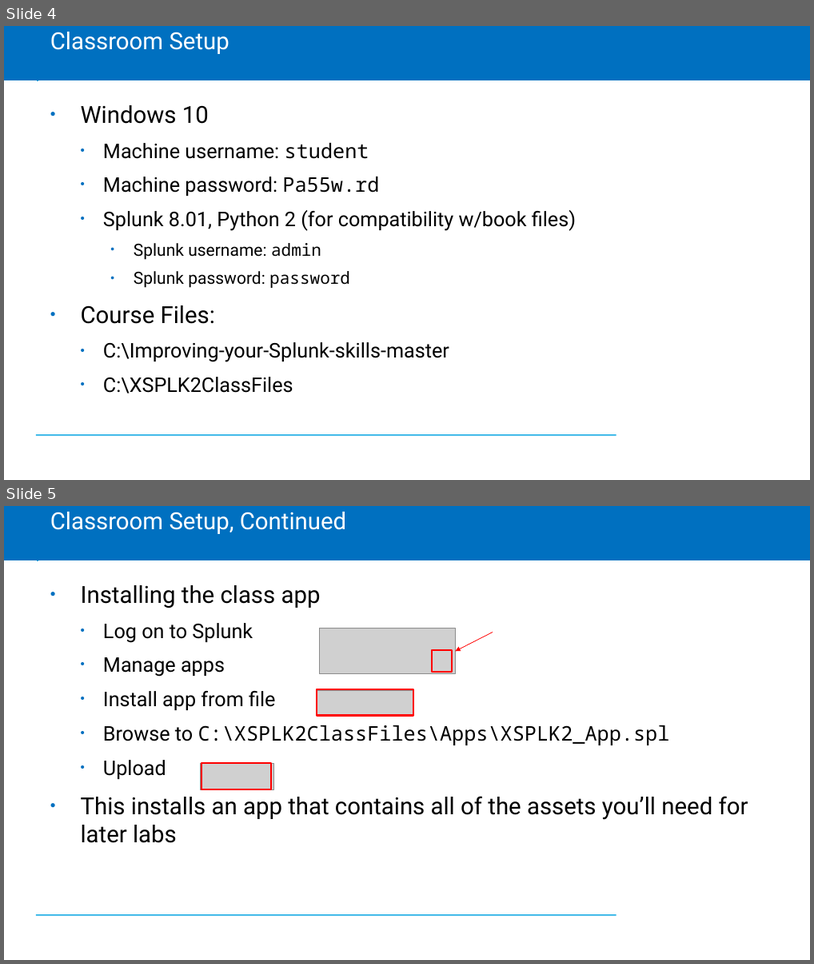
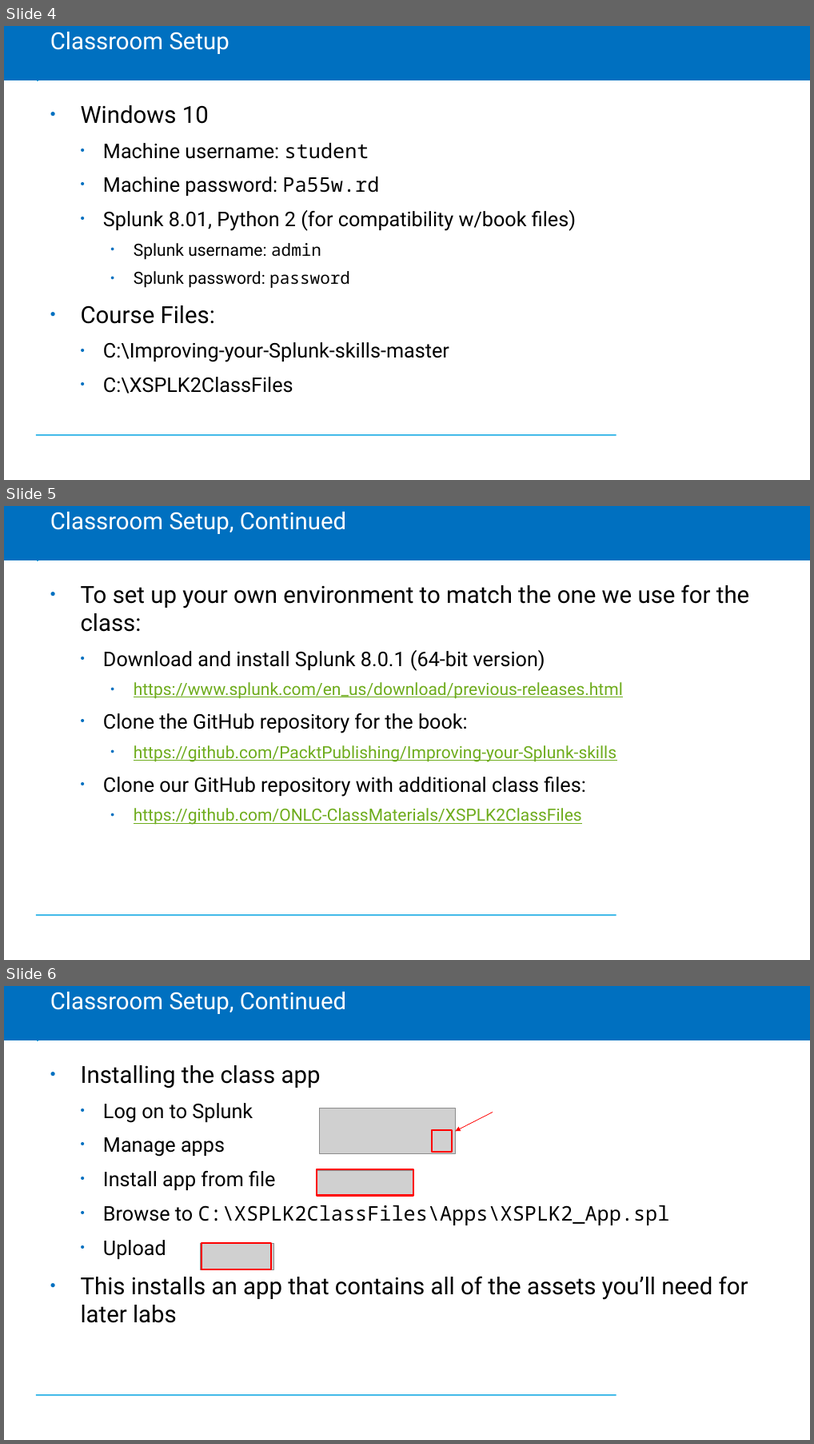
Before and after one commit to CostelloTechnicalConsulting/XSPLK2ClassFiles, a slide deck: ppt/XSPLK2SelfPaced.pptx. Shown one above the other, each under a label of ours: slides 4 and 5 before the commit, slides 4, 5 and 6 after it. The pictures are 814x964 and 814x1444 pixels, drawn with LibreOffice and Linux fonts; fonts in the diff are those of the drawing; grey boxes stand for pictures; background and template pictures are left out. Boxes give left, top, right and bottom in pixels: in the first picture for what was removed or moved away, otherwise in the second. Text is boxed around its words. In the diff, an @@ line names an element or a change of style, - is before the commit and + after.

```diff
--- a/ppt/XSPLK2SelfPaced.pptx
+++ b/ppt/XSPLK2SelfPaced.pptx
@@ slide 5 added at (x1=4, y1=506, x2=810, y2=960), background #FFFFFF; not listed: 3 template elements that a slide beside it also shows @@
@@ title added at (x1=50, y1=512, x2=346, y2=534), 28 pt, text #FFFFFF @@
+Classroom Setup, Continued
@@ text added at (x1=81, y1=584, x2=750, y2=824), 20 pt, text #000000 @@
+• To set up your own environment to match the one we use for the class:
+  • Download and install Splunk 8.0.1 (64-bit version)
+    • https://www.splunk.com/en_us/download/previous-releases.html
+  • Clone the GitHub repository for the book:
+    • https://github.com/PacktPublishing/Improving-your-Splunk-skills
+  • Clone our GitHub repository with additional class files:
+    • https://github.com/ONLC-ClassMaterials/XSPLK2ClassFiles
@@ what was slide 5 is now slide 6 @@
```
Also in this commit, not shown: 9 slides changed.
